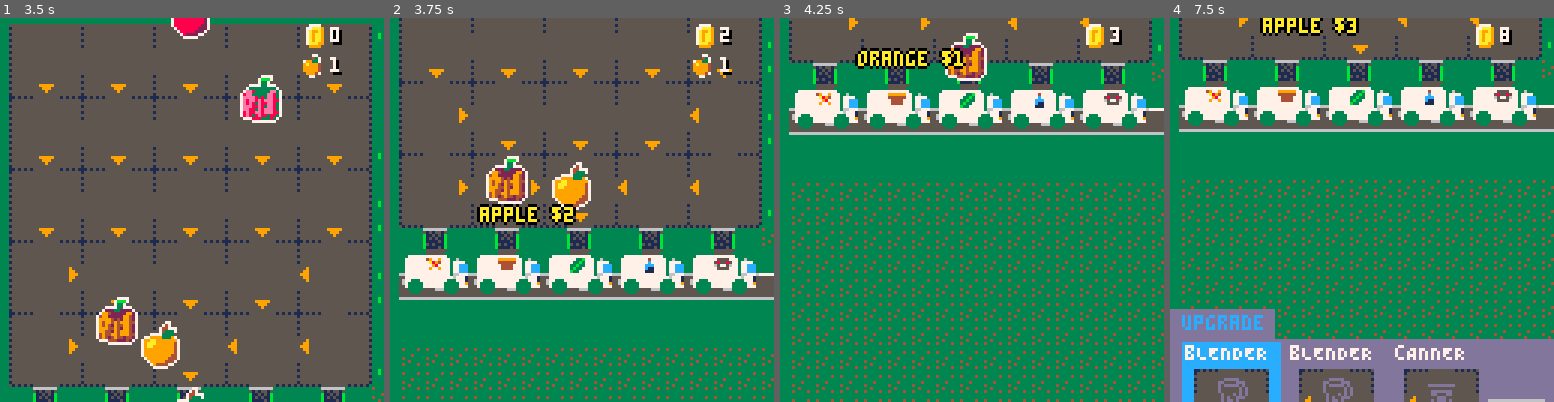
Above: before the commit, frames 1-4 (left to right).
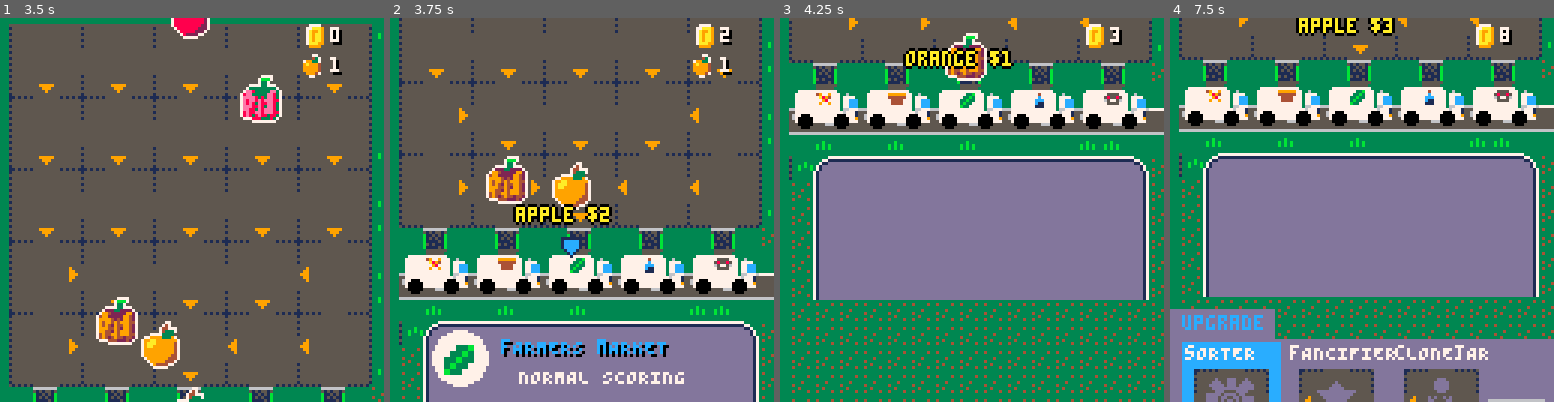
Above: after the commit, the same moments.

Repository: joeld42/ldjam_jovoc
Game: PICO-8 cartridge ld52_harvest/harvest.p8
The game is run twice, just before and just after one commit, with the same random seed, the same clock (stepped at 60 frames per second) and the same inputs.
Inputs:
- Up to frame 1 (3.5 s): tap X (X key) at 0.33, 1.07, 1.85, 2.97 s; tap O (Z key) at 0.7, 1.7, 2.1, 2.5, 2.9, 3.3 s; hold Right 1.6-2.1 s; hold Up 2.15-2.42 s; hold Right 2.47-3.03 s; hold Left from 3.08 s (still down)
- Up to frame 2 (3.75 s): release Left at 3.58 s; hold Down from 3.63 s (still down); tap O (Z key) at 3.7 s
- Up to frame 3 (4.25 s): release Down at 3.97 s; hold Right from 4.02 s (still down); tap X (X key) at 4.08 s; tap O (Z key) at 4.1 s
- Up to frame 4 (7.5 s): tap O (Z key) every 0.4 s from 4.5 to 7.3 s; release Right at 4.68 s; hold Up 4.73-5.03 s; hold Left 5.08-5.68 s; tap X (X key) at 5.2, 6.32, 7.43 s; hold Down 5.73-6.03 s; hold Right 6.08-6.58 s; hold Right 6.63-7.13 s; hold Up 7.18-7.45 s

Frame 1 is identical in both runs. In frame 2, 21% of the frame differs, in the area x 2-100%, y 48-100%; in frame 3, 36%; in frame 4, 37%, in the area x 2-100%, y 0-100%.

Commit message:
sorting and more score stuff

Diff:
--- a/ld52_harvest/code/harvest.lua
+++ b/ld52_harvest/code/harvest.lua
@@ -24,6 +24,13 @@
 
     msgs = {}
 
+    buyerinfo = {
+        { name="sOMETHING", desc="TO BE DETERMINED" },
+        { name="bAKERY", desc="BAKED GOODS\nSCORE DOUBLE"  },
+        { name="fARMERS mARKET", desc="NORMAL SCORING" },
+        { name="fANCY gROCER", desc="FANCY FOODS\nSCORE DOUBLE" },
+        { name="wHOLESALE cLUB", desc="PRESERVED FOODS\nSCORE DOUBLE" },
+    }
     fruitinfo = {
         { name="apple", fnum=64, cbase=8, cdark=2, cbrite=14 },
         { name="orange", fnum=64, cbase=9, cdark=4, cbrite=10 },
@@ -44,6 +51,7 @@
         { name="bLENDER", price=8, icon=196 },
         { name="cLONEjAR", price=10, icon=198 },
         { name="cANNER", price=6, icon=192 },
+        { name="sORTER", price=6, icon=200 },
     }
 
     -- read the initial grid from the map
@@ -116,8 +124,24 @@
                 else
 
                     -- move to the next grid
-                    f.nxcol = f.nxcol + gg.dx
-                    f.nxrow = f.nxrow + gg.dy
+                    local dx = gg.dx
+                    local dy = gg.dy
+                    if (gg.icon == 200) then
+                        -- for now random sort
+                        local dd = flr(rnd(3))
+                        if dd==0 then
+                            dx = -1
+                            dy = 0
+                        elseif dd==1 then
+                            dx = 0
+                            dy = 1
+                        else
+                            dx = 1
+                            dy = 0
+                        end
+                    end
+                    f.nxcol = f.nxcol + dx
+                    f.nxrow = f.nxrow + dy
 
                     -- check if the fruit has visited this spot before
                     if f.visited[gndx] or (f.nxcol < 0) or (f.nxcol > 4) then
@@ -148,18 +172,20 @@
     if (g.icon == 192) then
         -- canner
         f.fnum = 96
-        f.name = "canned " .. f.name
+        f.name = "canned\n" .. f.name
     elseif (g.icon == 194) then
         -- fancifier
         f.coutline = 10
-        f.name = "fancy " .. f.name
+        f.name = "fancy\n" .. f.name
     elseif (g.icon == 198) then
         -- clone jar
         clone_fruit(f,gndx)
     elseif (g.icon == 196) then
         -- blender
         f.fnum = 98
-        f.name = f.name .. " smoothie"
+        f.name = f.name .. "\nsmoothie"
+    elseif (g.icon == 200) then
+
     end
 end
 
@@ -170,7 +196,7 @@
     local p = flr(rnd(3))+1
     vp = vp + p
     name = name .. " $" .. tostr(p)
-    spawn_msg( f.sx-(#name*4), f.sy-10, name, 10 )
+    spawn_msg( f.sx-20, f.sy-10, name, 10 )
 end
 
 
@@ -532,13 +558,33 @@
     print( "done", 108, shopy+32, (shopsel==3 and 7 or 5 ) )
 end
 
+function draw_scoreinfo()
+    spr( 167, cx-6, (32*8) -abs(1.0-pulse)*2  )
+
+    local bicon = 139 +slot
+    local sx, sy = (bicon % 16) * 8, flr(bicon \ 16) * 8
+    circfill( 20, 36*8+8, 9, 7 )
+    palt( 7, true )
+    sspr( sx, sy+2, 8, 6, 13, 290, 16, 12 )
+    palt( 7, false )
+
+    print( buyerinfo[slot+1].name, 35, 291, 0 )
+    print( buyerinfo[slot+1].name, 34, 290, 12 )
+
+    print( buyerinfo[slot+1].desc, 40, 300, 7 )
+
+end
+
 function _draw()
 
     -- map part
     gmy = lerp( gmy, gmytarg, 0.2 )
     camera( -3, gmy )
     cls(3)
+
+    palt(0,false)
     map(0,0,0,4)
+    palt(0,true)
 
     for i=0,4 do
         for j=0,4 do
@@ -553,7 +599,11 @@
 
     -- player sprite
     if (fruitleft > 0 ) then
-        draw_dropfruit()
+        if (mode==1) then
+            draw_dropfruit()
+        elseif mode==2 then
+            draw_scoreinfo()
+        end
     end
     draw_fruits()
     draw_msgs()
Not shown, changed: 40 lines of the sprite sheet (__gfx__) section of ld52_harvest/harvest.p8
